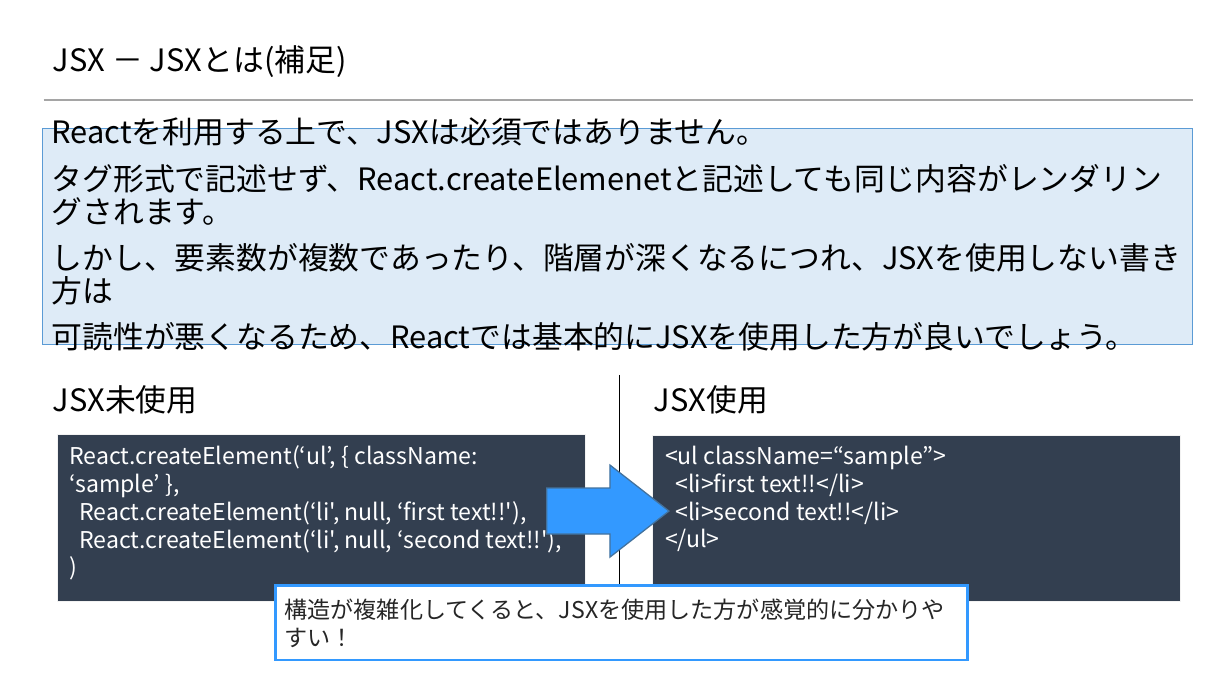
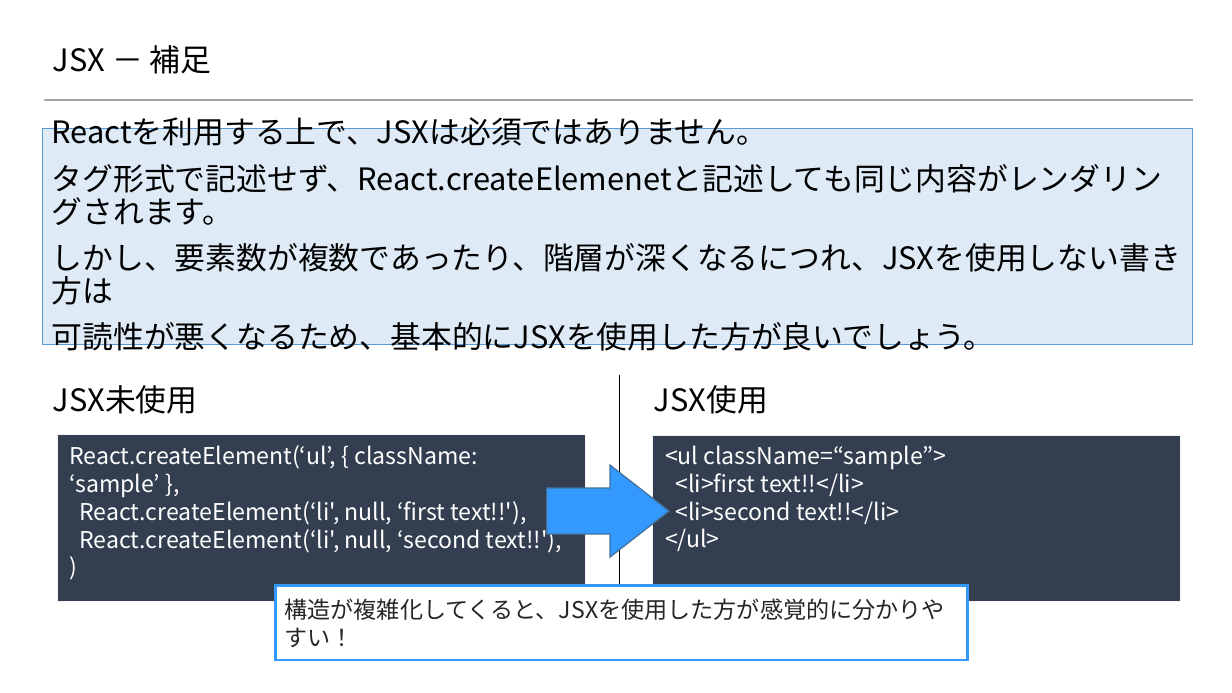
Before and after one commit to 2018SYSTEMI34/diary, a slide deck: slide 6 of doc/02_SlideShare/01.ネタ/２_Reactの基礎/2-1_Reactの基礎知識 ～JSX編～.pptx (slide 2 before the commit). Drawn at 1232x693 pixels with LibreOffice and Linux fonts; fonts in the diff are those of the drawing; background and template pictures are left out. Boxes give left, top, right and bottom in pixels: in the first picture for what was removed or moved away, otherwise in the second. Text is boxed around its words. In the diff, an @@ line names an element or a change of style, - is before the commit and + after.

```diff
--- a/doc/02_SlideShare/01.ネタ/２_Reactの基礎/2-1_Reactの基礎知識 ～JSX編～.pptx
+++ b/doc/02_SlideShare/01.ネタ/２_Reactの基礎/2-1_Reactの基礎知識 ～JSX編～.pptx
@@ title at [53, 45, 212, 74]: text changed @@
-JSX － JSXとは(補足)
+JSX － 補足
@@ text in rectangle at [52, 322, 995, 351]: text changed @@
-可読性が悪くなるため、Reactでは基本的にJSXを使用した方が良いでしょう。
+可読性が悪くなるため、基本的にJSXを使用した方が良いでしょう。
```
Also in this commit, not shown: 1 other slide changed.
